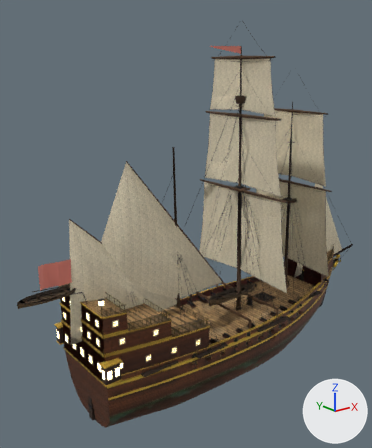
The glTF model public/models/ships/galleon.glb as it was, and as the next commit left it.
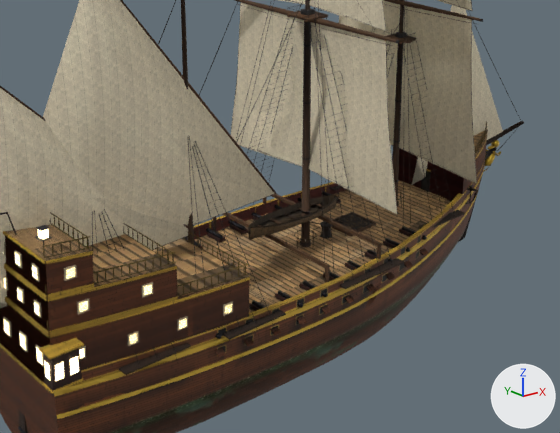
The first picture shows the older version from a 50 mm lens placed at (-48.6, -50.7, 40.2), pointed at (-5.2, 3.5, 18.6). The close-ups show the older and then the newer version on the part from 21% to 100% of the width and 40% to 91% of the height of that picture. Only the edits that show in the close-ups are written down. Every picture has the same lights, and +X, +Y and +Z are marked at lower right. Where no turn or scale is listed for an object, it has been applied to the vertices. Vertices at exactly the same position are counted once.

Objects in the first close-up: 'LOD0_Body', 'LOD0_Wood', 'LOD0_m1_SquareSail', 'LOD0_m2_AftSail', 'LOD0_m3_AftSail', 'LOD1_Wood', 'LOD1_m2_AftSail', 'LOD2_Body', 'LOD2_Wood', 'LOD2_m0_SquareSail', 'LOD2_m1_SquareSail', 'LOD2_m2_AftSail' and 15 more.
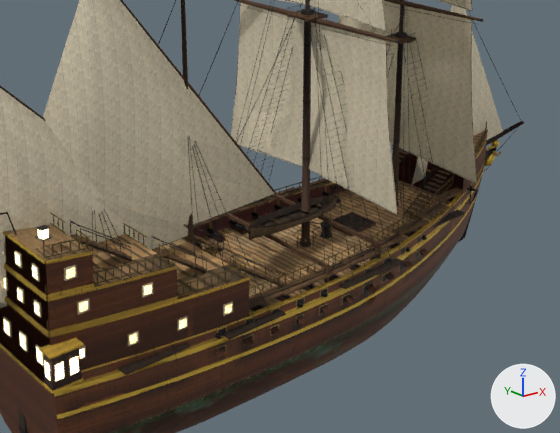
Location of each change, (x1, y1, x2, y2) in pixels of the close-ups (560 x 433 px):
part 1 of me_lod0_wood, deleted
    before: (68, 225, 245, 270)
part 2 of me_lod0_wood, built on
    before: (50, 218, 218, 257)
    after: (57, 148, 466, 309)
part 3 of me_lod0_wood, surface changed
    before: (54, 216, 143, 245)
    after: (53, 216, 144, 245)
part 4 of me_lod0_wood, recoloured
    both: (201, 186, 465, 315)

The change, as a diff of the scene's bpy script:
```diff
--- a/public/models/ships/galleon.glb.py
+++ b/public/models/ships/galleon.glb.py
@@ me_lod0_wood @@
 # used by ob_lod0_wood; location = (0.0, 0.0, 0.0)
-me_lod0_wood.from_pydata(...)  # 10638 vertices, 15568 faces; spans x -31.2..31.2, y -7.4..7.4, z -4.7..42.3
+me_lod0_wood.from_pydata(...)  # 13667 vertices, 19832 faces; spans x -31.2..31.2, y -7.4..7.4, z -4.7..42.3
+# me_lod0_wood part 1: 17 loose pieces with 204 vertices, spanning x -21.2..17.2, y -6.3..4.5, z 8.3..14.4, are deleted
+# me_lod0_wood part 2: 118 vertices moved within x -21.2..-9.6, y -5.4..4.8, z 9.1..14.4; 170 vertices removed from x -21.2..17.2, y -5.5..4.8, z 8.3..14.4; 3015 vertices added at x -21.2..17.2, y -6.7..6.7, z 4.1..14.4
+# me_lod0_wood part 3: 180 kept faces spanning x -21.2..-15.3, y -2.9..2.9, z 11.0..14.4 get new texture (UV) coordinates
+# me_lod0_wood part 4: 348 kept faces spanning x -21.2..18.0, y -6.9..6.9, z 4.2..14.4 get new vertex colours; the middle colour goes from yellow #c8a438 to yellow #b49331
+# other edits to the shape of me_lod0_wood do not show in these pictures
 me_lod0_wood.materials.append(mat_galleon_wood)
```
